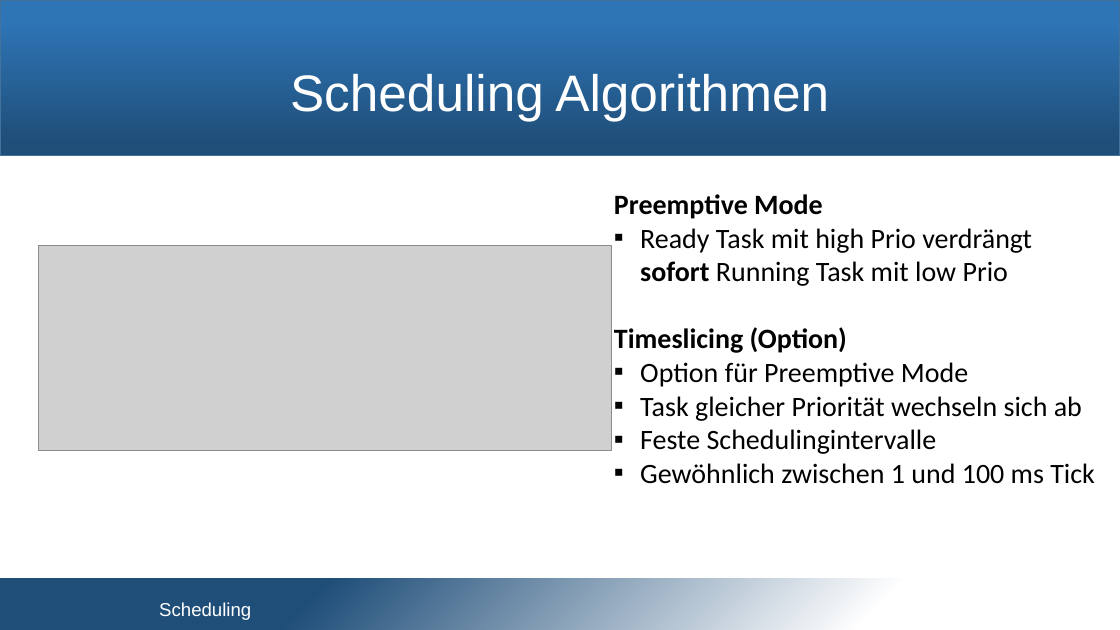
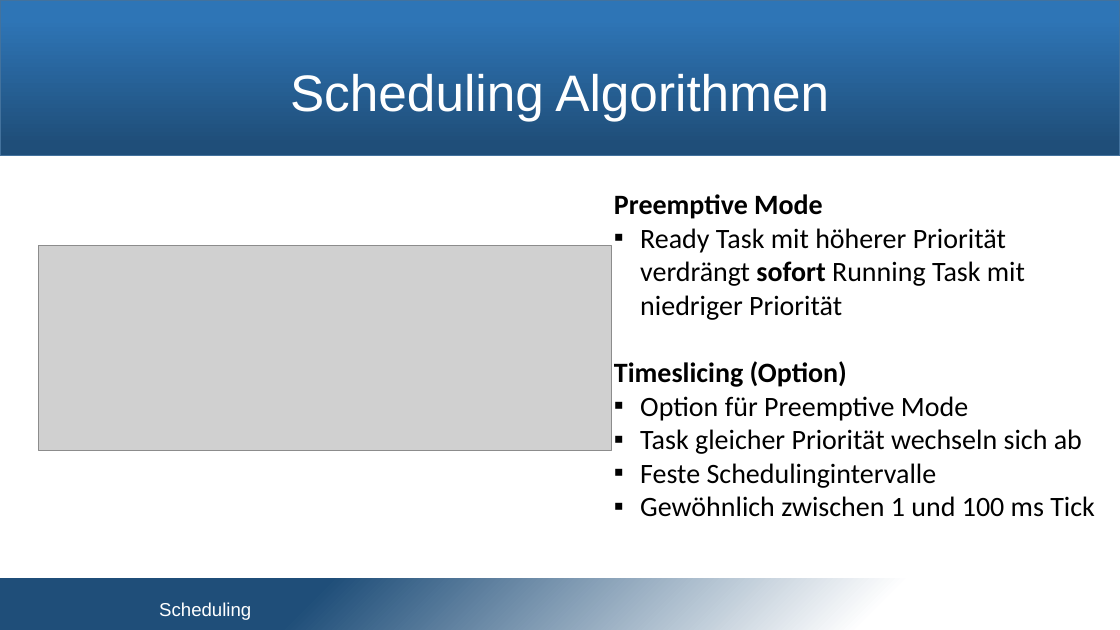
Before and after one commit to snobz/Seminar_BS_2017, a slide deck: slide 16 of Päsi/Seminar Betriebssysteme.pptx. Drawn at 1120x630 pixels with LibreOffice and Linux fonts; fonts in the diff are those of the drawing; grey boxes stand for pictures; background and template pictures are left out. Boxes give left, top, right and bottom in pixels: in the first picture for what was removed or moved away, otherwise in the second. Text is boxed around its words. In the diff, an @@ line names an element or a change of style, - is before the commit and + after.

```diff
--- a/Päsi/Seminar Betriebssysteme.pptx
+++ b/Päsi/Seminar Betriebssysteme.pptx
@@ text at (640, 228, 1025, 320): text changed @@
-▪ Ready Task mit high Prio verdrängt sofort Running Task mit low Prio
+▪ Ready Task mit höherer Priorität verdrängt sofort Running Task mit niedriger Priorität
```
Also in this commit, not shown: 1 other slide changed.
